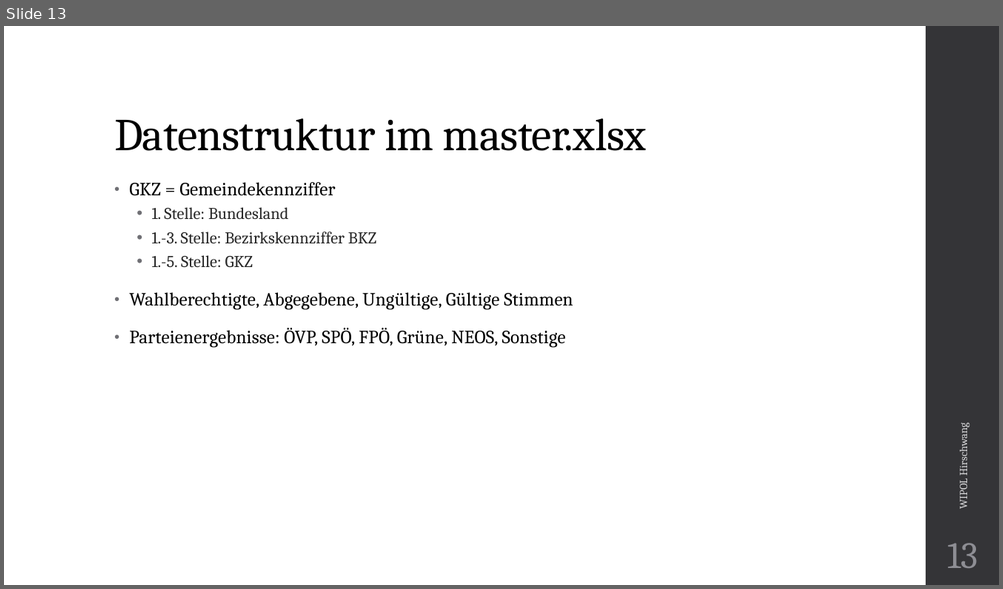
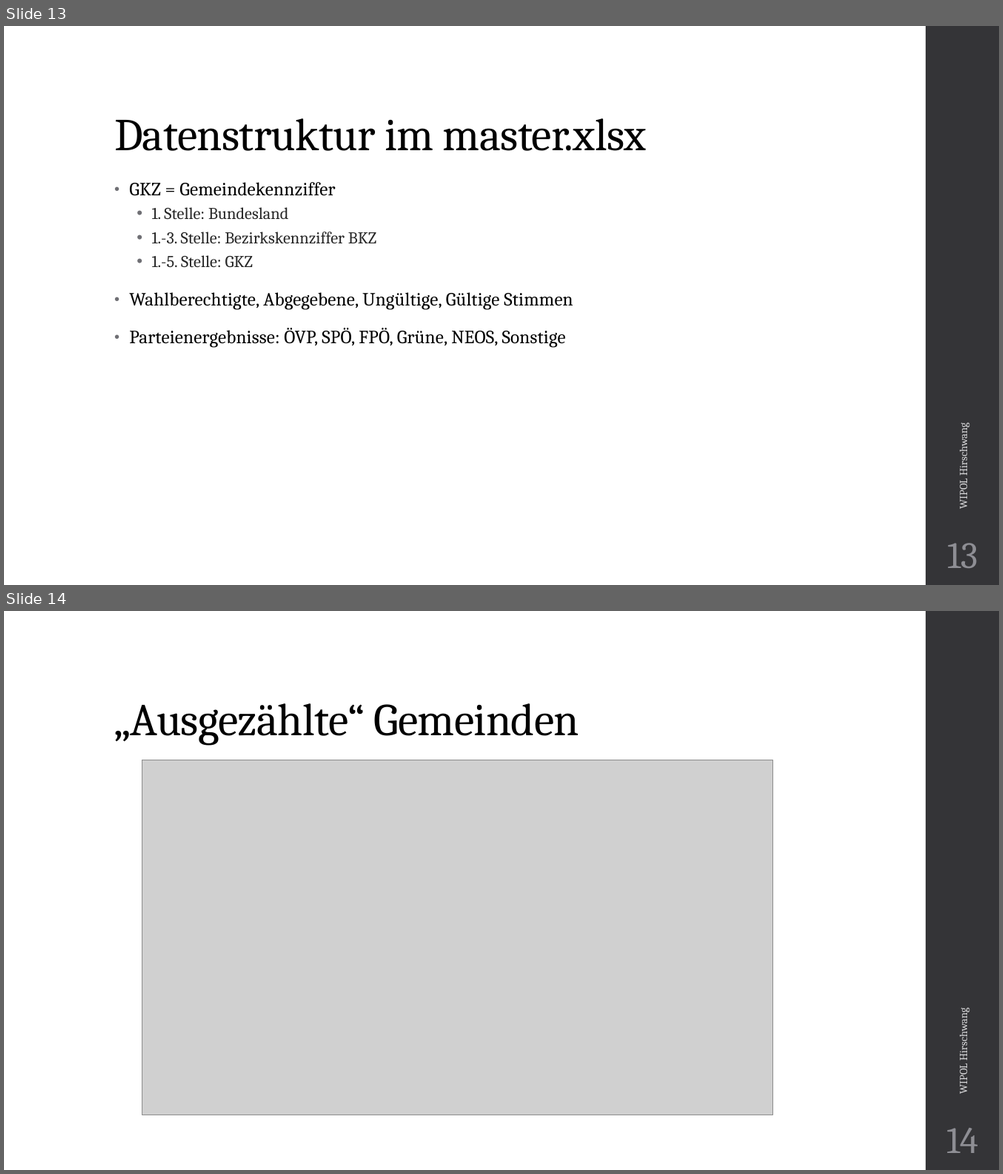
Before and after one commit to ClaraHimmelbauer/hirschwang-hochrechnung, a slide deck: report/presentation.pptx. Shown one above the other, each under a label of ours: slide 13 before the commit, slides 13 and 14 after it. The pictures are 1003x589 and 1003x1174 pixels, drawn with LibreOffice and Linux fonts; fonts in the diff are those of the drawing; grey boxes stand for pictures. Boxes give left, top, right and bottom in pixels: in the first picture for what was removed or moved away, otherwise in the second. Text is boxed around its words. In the diff, an @@ line names an element or a change of style, - is before the commit and + after.

```diff
--- a/report/presentation.pptx
+++ b/report/presentation.pptx
@@ slide 14 added at (4, 611, 999, 1170), background #FFFFFF; not listed: 1 template element that a slide beside it also shows @@
@@ title added at (114, 703, 579, 745), 44 pt, text #000000 @@
+„Ausgezählte“ Gemeinden
@@ picture added at (142, 760, 772, 1116) @@
@@ text added at (956, 1014, 970, 1094), 10.5 pt, text #D9D9DB @@
+WIPOL Hirschwang
@@ page number added at (947, 1128, 979, 1153), 36 pt, text #8E8E94 @@
+14
```
Also in this commit, not shown: 1 slide changed.
